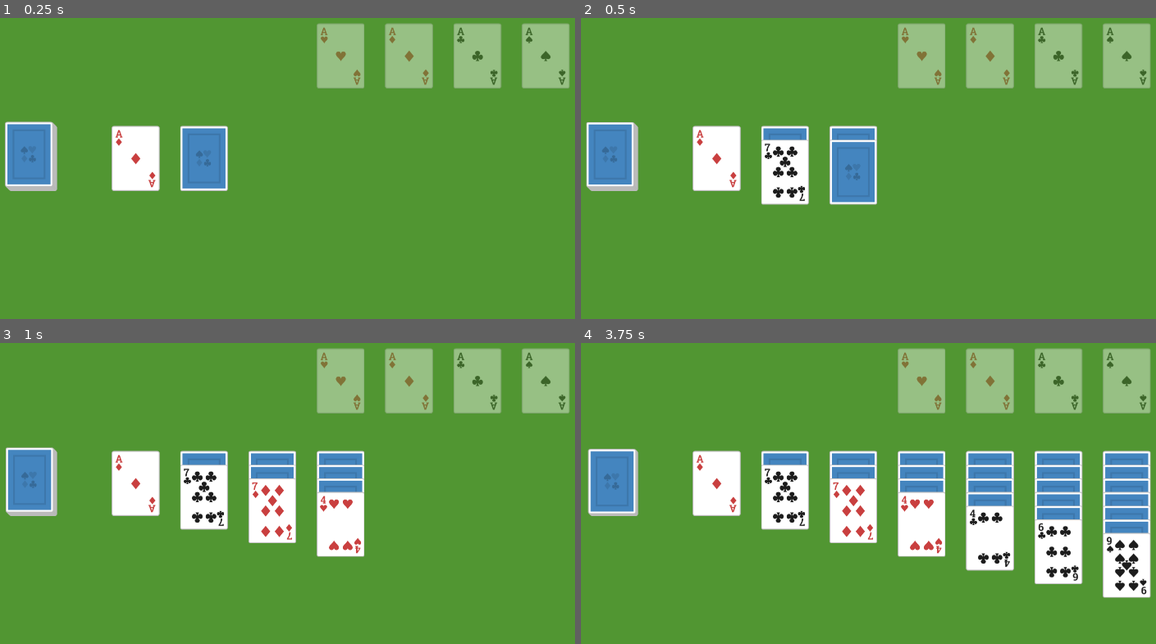
Above: before the commit, frames 1-4 (two rows, left to right).
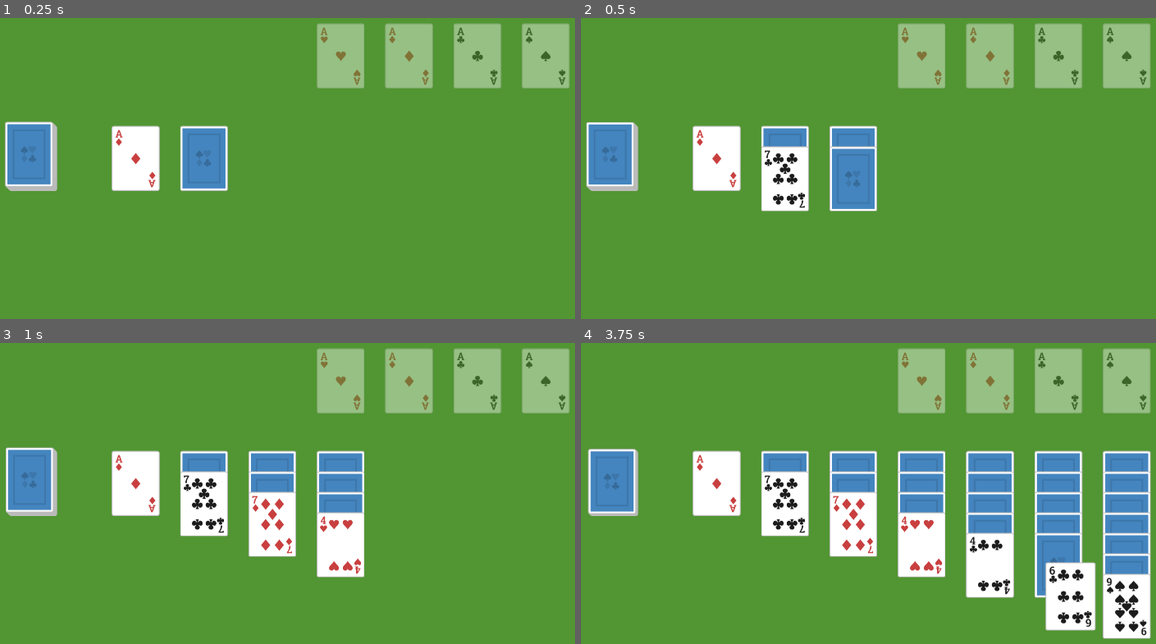
Above: after the commit, the same moments.

Repository: kamidesigns/godot-game-design
Game: Godot game, scene res://Scenes/game.tscn
The game is run twice, just before and just after one commit, with the same random seed, the same clock (stepped at 60 frames per second) and the same inputs.
Inputs (mouse positions are in pixels of both pictures, inside the frame that each line leads up to):
- Up to frame 1 (0.25 s): no input
- Up to frame 2 (0.5 s): no input
- Up to frame 3 (1 s): tap Enter at 0.5 s; move the mouse to (437, 508) at 0.52 s; right-click (437, 508) at 0.6 s; click (437, 508) at 0.67 s
- Up to frame 4 (3.75 s): drag from (742, 553) to (839, 619) at 1.27 s; move the mouse to (937, 436) at 2.02 s; right-click (937, 436) at 2.1 s; click (937, 436) at 2.17 s; drag from (839, 619) to (678, 466) at 2.77 s; tap Space at 3.5 s; move the mouse to (1069, 595) at 3.52 s; right-click (1069, 595) at 3.6 s; click (1069, 595) at 3.67 s

Frame 1 is identical in both runs. In frame 2, 1.5% of the frame differs, in the area x 31-52%, y 40-65%; in frame 3, 3.9%; in frame 4, 12%, in the area x 31-100%, y 40-99%.

Commit message:
fix order + start on drop system

Diff:
--- a/Solitaire/game/Scenes/game.gd
+++ b/Solitaire/game/Scenes/game.gd
@@ -19,6 +19,7 @@
 
 var card_dragging: Card = null
 var card_dragging_previous_position: Vector2 = Vector2(0, 0)
+var card_released: Card = null
 
 func init_game():
 	var foundation_pile_hearts = Card.create_card("Hearts", "A")
@@ -65,7 +66,7 @@
 			await tween.finished
 			card.position = Vector2(500 + (i * 200), 1400)
 			tween = $CanvasLayer.create_tween()
-			tween.tween_property(card, "position:y", deck.position.y + (j * 40), 0.05)
+			tween.tween_property(card, "position:y", deck.position.y + (j * 60), 0.05)
 			if j == i:
 				card.flip()
 				card.make_draggable()
@@ -95,6 +96,7 @@
 	process_cards_hovering_system()
 	process_press_release()
 	process_drag_system()
+	process_release_system()
 	process_cards_scaling()
 	mouse_move_events.clear()
 	mouse_button_events.clear()
@@ -122,13 +124,16 @@
 		if (card.is_mouse_hover(mouse_position) && card.is_in_group("dragable")):
 			cards_hovering.append(card)
 	cards_hovering.sort_custom(custom_array_sort)
+	if (card_dragging):
+		top_card_hovering = card_dragging
+		return
 	if !cards_hovering.is_empty():
-		top_card_hovering = cards_hovering.back()
+		top_card_hovering = cards_hovering.front()
 	else:
 		top_card_hovering = null
 
 func custom_array_sort(a: Card, b: Card):
-	return a.get_index() < b.get_index()
+	return a.get_index() > b.get_index()
 
 func process_press_release():
 	for event in filtered_mouse_button_events:
@@ -136,13 +141,31 @@
 			card_dragging = top_card_hovering
 			card_dragging_previous_position = card_dragging.global_position
 		if (event.button_index == 1 && !event.pressed && card_dragging):
-			card_dragging.global_position = card_dragging_previous_position
-			card_dragging = null
+			card_released = card_dragging
 
 func process_drag_system():
 	if (card_dragging):
+		var card_parent: Node = card_dragging.get_parent()
+		if (card_parent.get_child(card_parent.get_child_count() - 1) != card_dragging):
+			card_parent.move_child(card_dragging, card_parent.get_child_count() - 1)
 		card_dragging.global_position.x = mouse_position.x
 		card_dragging.global_position.y = mouse_position.y
+
+func process_release_system():
+	if (card_dragging && card_released):
+		if (cards_hovering.size() > 1):
+			var card_drop: Card = cards_hovering[1]
+			print(cards_hovering)
+			print(card_drop)
+			if (card_drop.suit == "Spades"):
+				print("test")
+				card_dragging.global_position = card_drop.global_position - Vector2(0, -60)
+			else:
+				card_dragging.global_position = card_dragging_previous_position
+		else:
+			card_dragging.global_position = card_dragging_previous_position
+		card_dragging = null
+		card_released = null
 
 func process_cards_scaling():
 	for card in all_interactables:
--- a/Solitaire/game/project.godot
+++ b/Solitaire/game/project.godot
@@ -13,7 +13,6 @@
 config/name="Solitaire"
 run/main_scene="res://Scenes/game.tscn"
 config/features=PackedStringArray("4.3", "GL Compatibility")
-run/max_fps=0
 config/icon="res://icon.svg"
 
 [display]
